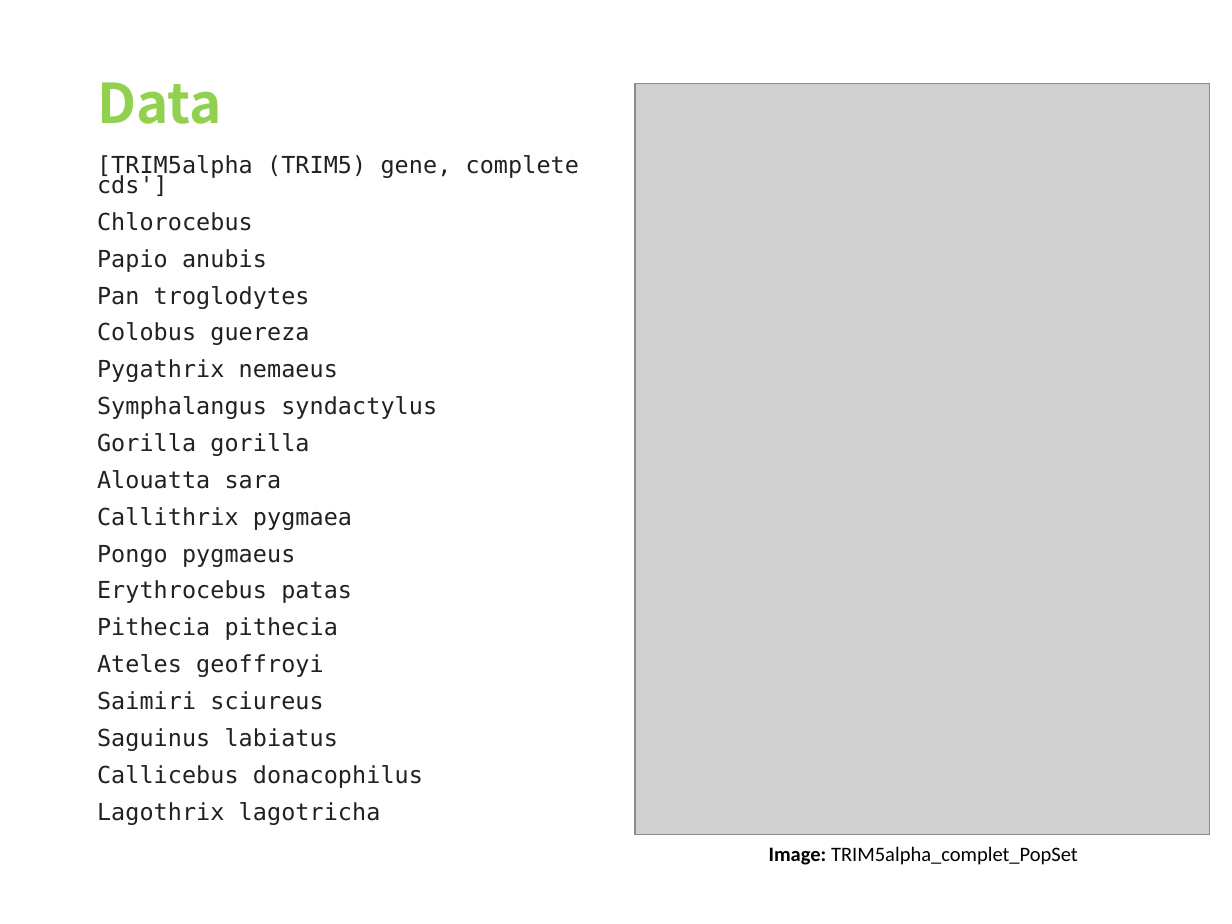
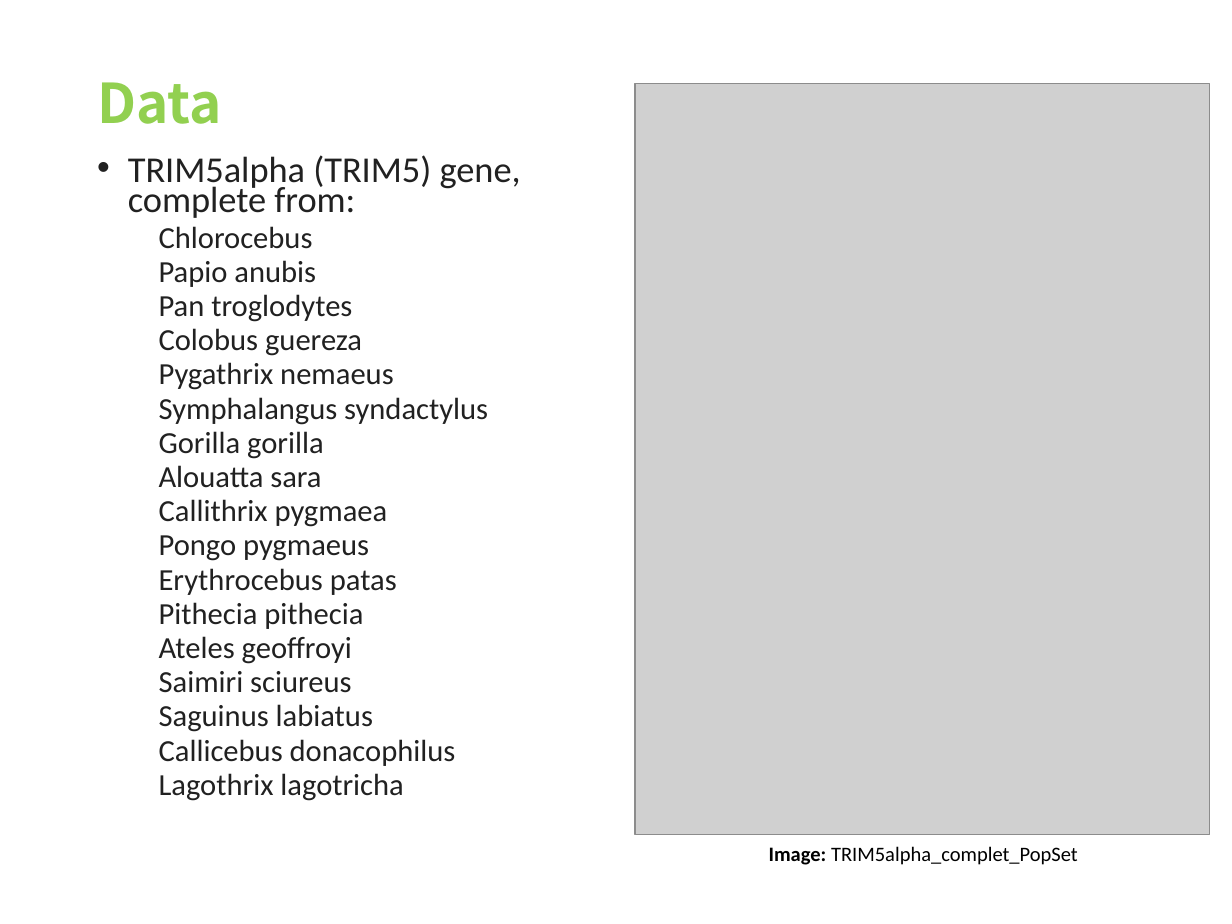
Before and after one commit to viniciusd-avila/phylogenetic-analysis, a slide deck: slide 4 of bioinfoDS-Partial_Project.pptx (slide 5 before the commit). Drawn at 1232x924 pixels with LibreOffice and Linux fonts; fonts in the diff are those of the drawing; grey boxes stand for pictures. Boxes give left, top, right and bottom in pixels: in the first picture for what was removed or moved away, otherwise in the second. Text is boxed around its words. In the diff, an @@ line names an element or a change of style, - is before the commit and + after.

```diff
--- a/bioinfoDS-Partial_Project.pptx
+++ b/bioinfoDS-Partial_Project.pptx
@@ text at (128, 155, 521, 218): text changed; size 13.8 to 21.2 pt; font DejaVu Sans Mono to Calibri @@
-[TRIM5alpha (TRIM5) gene, complete cds']
+• TRIM5alpha (TRIM5) gene, complete from:
@@ text at (159, 226, 488, 801): size 13.8 to 17.9 pt, font DejaVu Sans Mono to Calibri in "Chlorocebus", "Papio anubis", "Pan troglodytes", "Colobus guereza" and 13 more places; list level 1 to 2 in "Chlorocebus"; list level 1 to 2 in "Papio anubis"; list level 1 to 2 in "Pan troglodytes"; list level 1 to 2 in "Colobus guereza"; list level 1 to 2 in "Pygathrix nemaeus"; list level 1 to 2 in "Symphalangus syndactylus"; list level 1 to 2 in "Gorilla gorilla"; list level 1 to 2 in "Alouatta sara"; list level 1 to 2 in "Callithrix pygmaea"; list level 1 to 2 in "Pongo pygmaeus"; list level 1 to 2 in "Erythrocebus patas"; list level 1 to 2 in "Pithecia pithecia"; list level 1 to 2 in "Ateles geoffroyi"; list level 1 to 2 in "Saimiri sciureus"; list level 1 to 2 in "Saguinus labiatus"; list level 1 to 2 in "Callicebus donacophilus"; list level 1 to 2 in "Lagothrix lagotricha" @@
```
Also in this commit, not shown: 4 other slides changed, 1 slide added, 4 slides removed.
